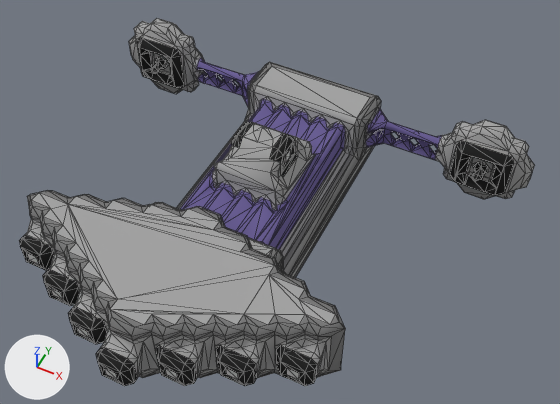
An edit to the OBJ model src/jsMain/resources/meshes/usa-3-arlington-class.obj, drawn before and after from the same camera.
The view is the same before and after, from a 50 mm camera at (24.0, -39.2, 57.7) aimed at (3.3, 2.2, 6.0). Every picture has the same lights, and +X, +Y and +Z are marked at lower left. Mesh edges are drawn as thin lines. Where no turn or scale is listed for an object, it has been applied to the vertices.

The first picture shows 'usa-3-arlington-class'.
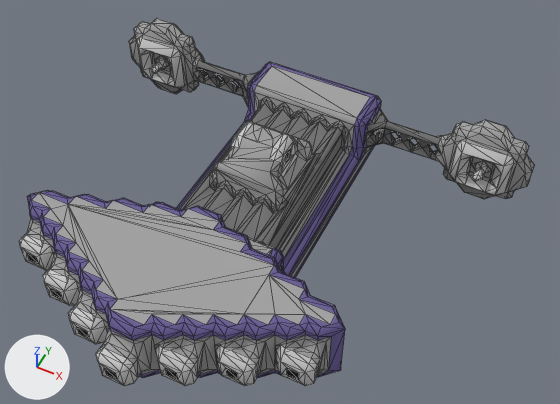
Where the change shows, as pixel boxes (x1, y1, x2, y2) in the pictures (560 x 404 px; the box of a moved part takes in the faces that stretch with it):
part 1 of me_usa_3_arlington_class, moved or reshaped
    before: (144, 69, 256, 202)
    after: (143, 68, 383, 209)
part 2 of me_usa_3_arlington_class, moved or reshaped
    before: (457, 172, 466, 185)
    after: (457, 174, 468, 185)
part 3 of me_usa_3_arlington_class, surface changed
    both: (19, 37, 514, 386)

What the commit changed:
me_usa_3_arlington_class is used by ob_usa_3_arlington_class; location (0.0, 0.0, 0.0).
me_usa_3_arlington_class had 1668 vertices, 3059 faces and spanned x -22.5..22.5, y -19.0..19.0, z 0.0..11.0.
me_usa_3_arlington_class now has 1669 vertices, 3062 faces and spans x -22.5..22.5, y -19.0..19.0, z 0.0..11.0.
me_usa_3_arlington_class part 1: 5 vertices removed from x -19.0..0.8, y -7.5..17.5, z 1.0..7.0; 6 vertices added at x -19.5..7.5, y 1.7..17.5, z 3.5..5.5.
me_usa_3_arlington_class part 2: 1 vertex removed from x 16.5, y 15.5, z 3.5; 1 vertex added at x 17.0, y 15.5, z 3.0.
me_usa_3_arlington_class part 3: 1379 kept faces spanning x -20.8..20.7, y -19.0..19.0, z 0.0..10.0 get new texture (UV) coordinates.
